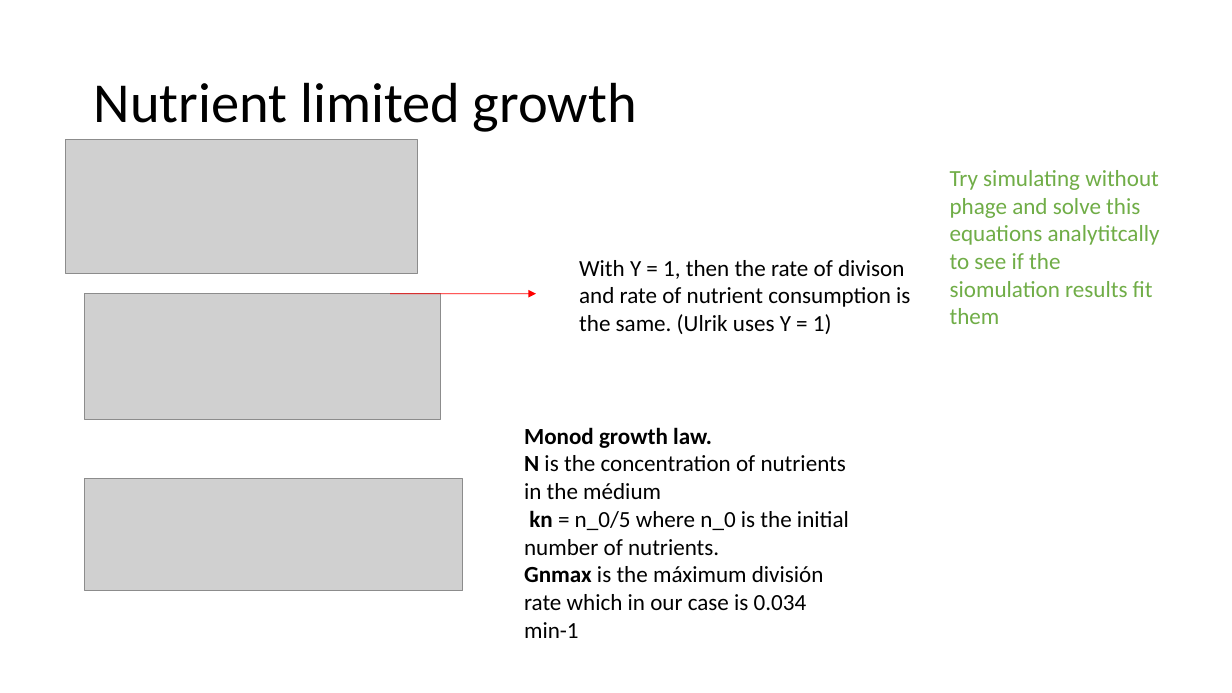
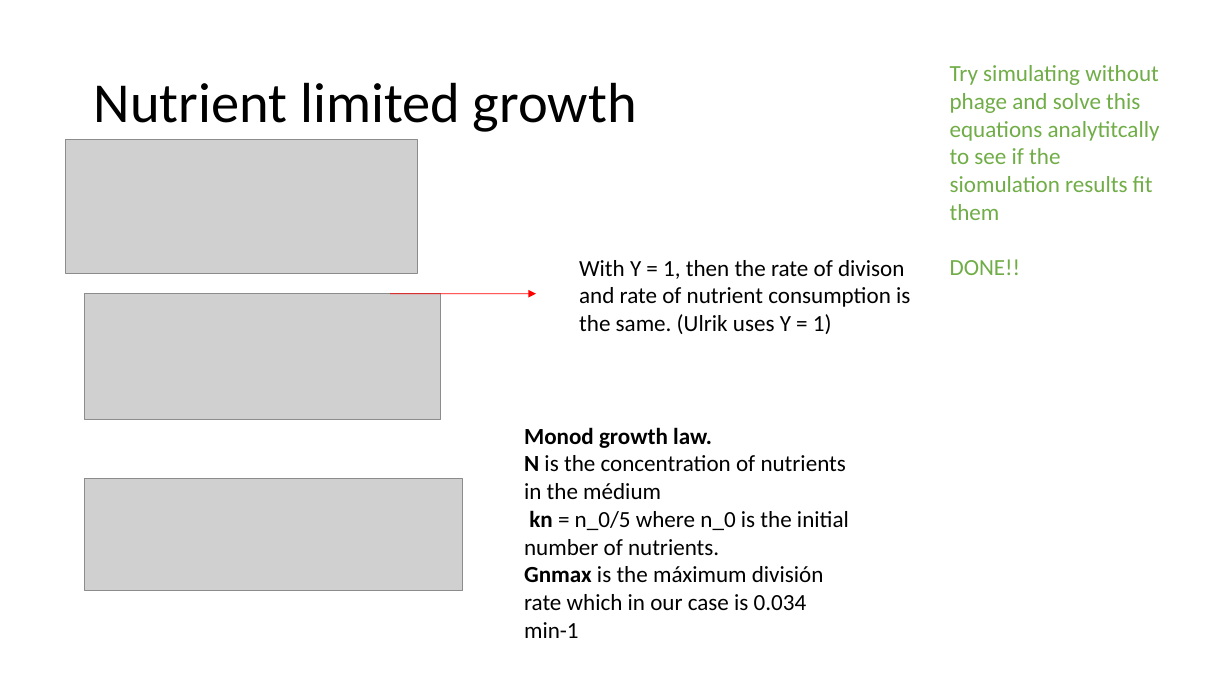
Before and after one commit to Julscabco/MasterThesis, a slide deck: slide 1 of Meetings/6.11.2023/6.11.2023.odp. Drawn at 1232x693 pixels with LibreOffice and Linux fonts; fonts in the diff are those of the drawing; grey boxes stand for pictures. Boxes give left, top, right and bottom in pixels: in the first picture for what was removed or moved away, otherwise in the second. Text is boxed around its words. In the diff, an @@ line names an element or a change of style, - is before the commit and + after.

```diff
--- a/Meetings/6.11.2023/6.11.2023.odp
+++ b/Meetings/6.11.2023/6.11.2023.odp
@@ text "Try simulating without phage and ..." moved from (x1=950, y1=170, x2=1160, y2=324) to (x1=950, y1=65, x2=1160, y2=275) @@
@@ text at (x1=950, y1=259, x2=1021, y2=275): paragraph added @@
+DONE!!
```
Also in this commit, not shown: 1 other slide changed, 10 other files.
